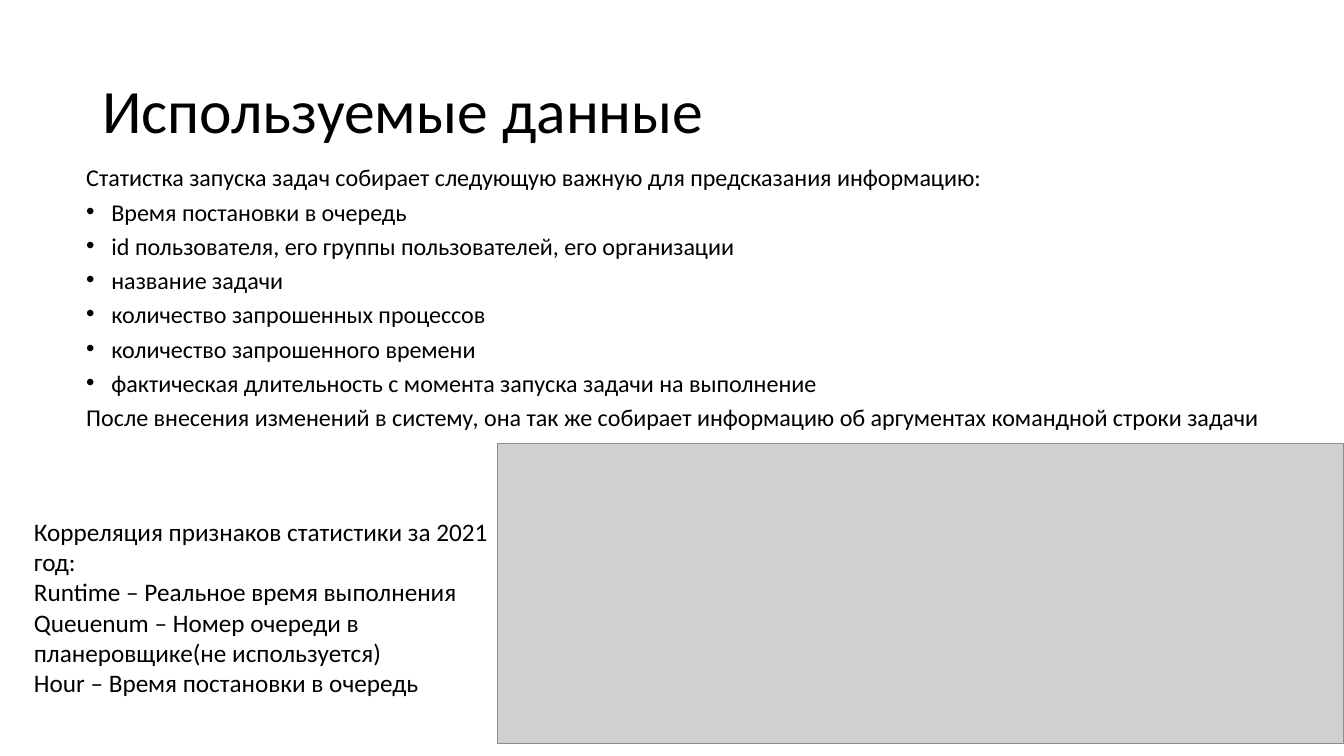
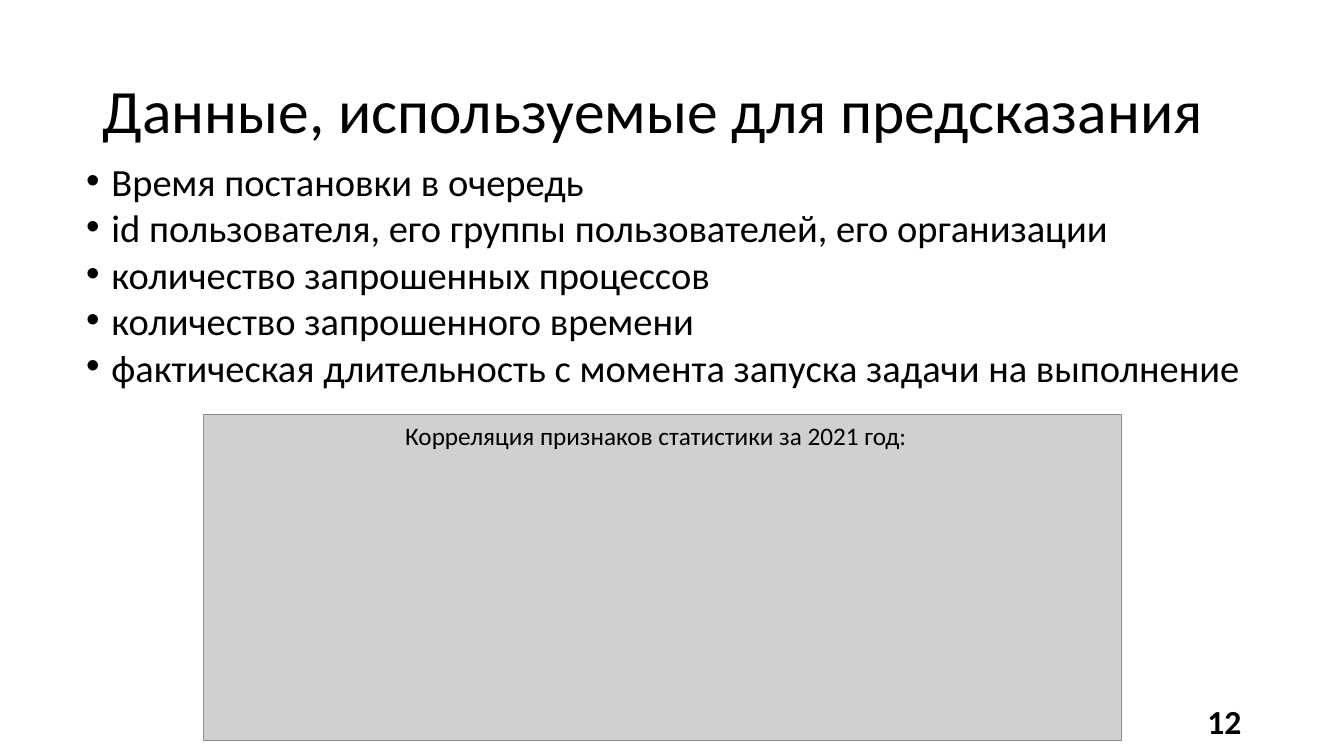
Before and after one commit to alexmeshr/task_time_prediction, a slide deck: slide 12 of presentation.pptx (slide 10 before the commit). Drawn at 1344x756 pixels with LibreOffice and Linux fonts; fonts in the diff are those of the drawing; grey boxes stand for pictures. Boxes give left, top, right and bottom in pixels: in the first picture for what was removed or moved away, otherwise in the second. Text is boxed around its words. In the diff, an @@ line names an element or a change of style, - is before the commit and + after.

```diff
--- a/presentation.pptx
+++ b/presentation.pptx
@@ title at [102,93,1203,143]: text changed @@
-Используемые данные
+Данные, используемые для предсказания
@@ text "Время постановки в очередь" at [111,171,1239,389]: size 17.2 to 27.5 pt @@
@@ text at [86,169,981,190]: paragraph removed @@
-Статистка запуска задач собирает следующую важную для предсказания информацию:
@@ text at [111,277,283,293]: paragraph removed @@
-• название задачи
@@ text at [86,409,1258,430]: paragraph removed @@
-После внесения изменений в систему, она так же собирает информацию об аргументах командной строки задачи
@@ picture: place and size @@
-picture at [498,444,1344,744]
+picture at [204,415,1122,742]
@@ text added at [405,428,906,449], 18 pt, text #000000 @@
+Корреляция признаков статистики за 2021 год:
@@ text removed at [34,524,487,696] @@
-Корреляция признаков статистики за 2021 год:
-Runtime – Реальное время выполнения
-Queuenum – Номер очереди в планеровщике(не используется)
-Hour – Время постановки в очередь
@@ page number added at [1207,712,1241,734], 24 pt, text #000000, bold @@
+12
```
Also in this commit, not shown: 7 other slides changed, 20 slides added, 3 slides removed, 11 other files.
